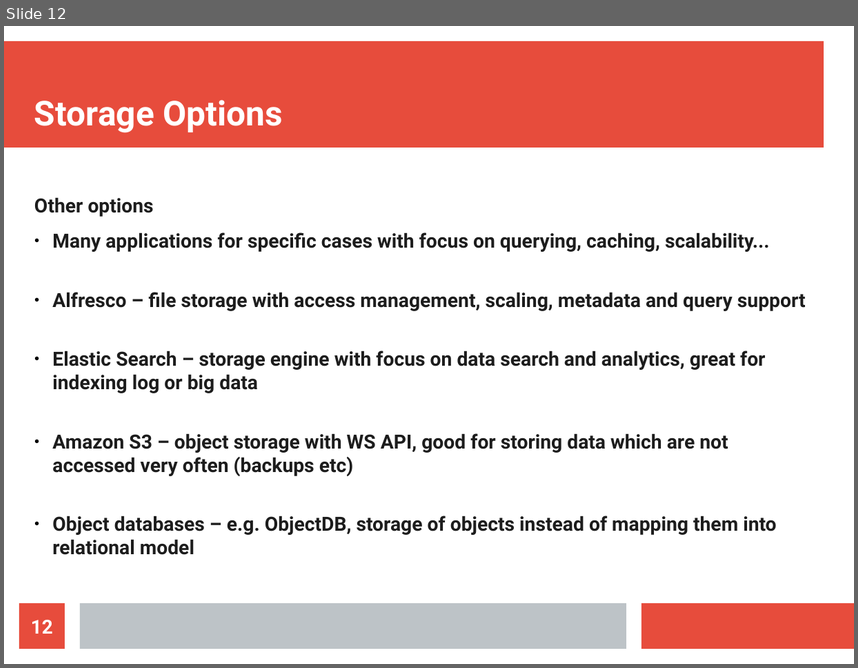
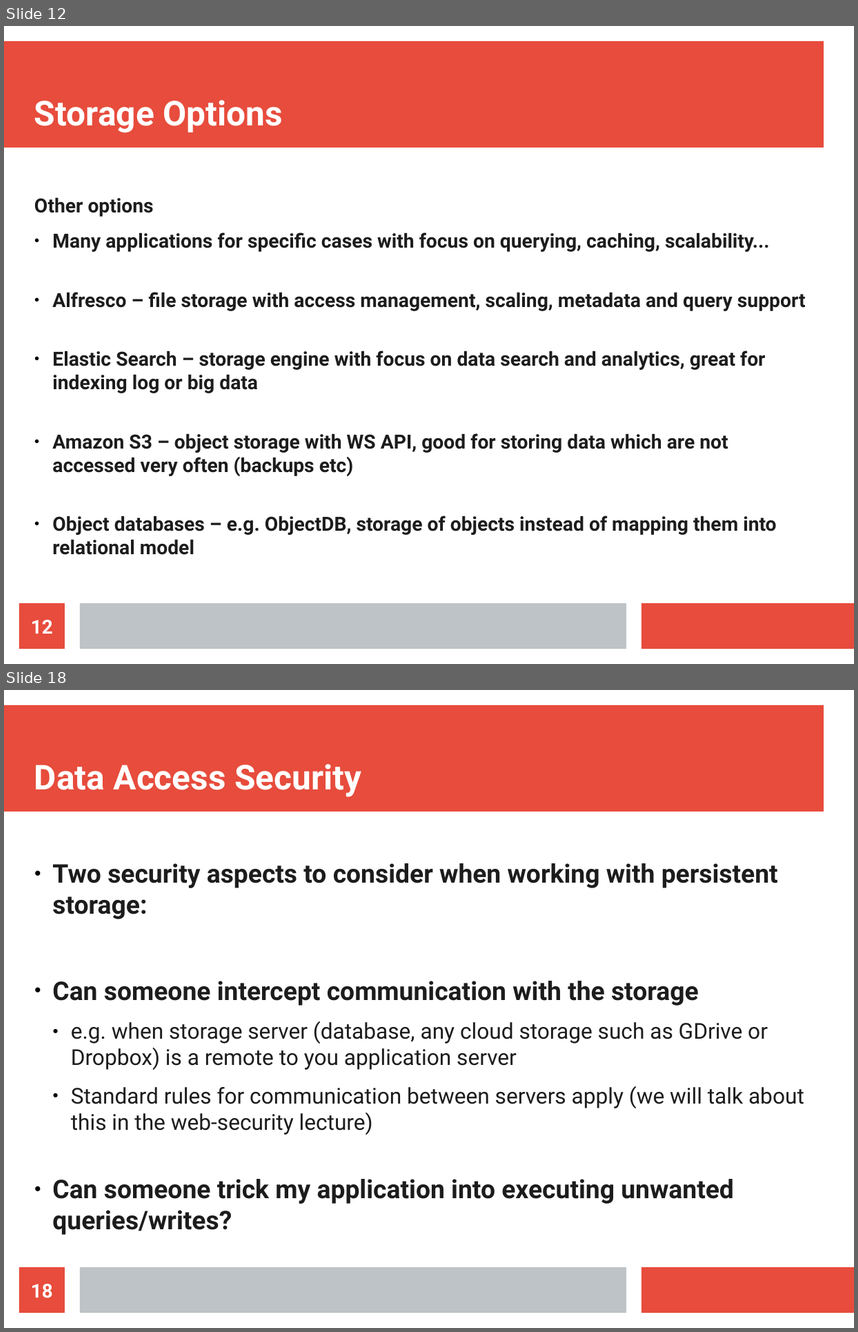
Before and after one commit to maxotta/pia-labs, a slide deck: lectures/persistence/01_persistence.odp. Shown one above the other, each under a label of ours: slide 12 before the commit, slides 12 and 18 after it; the slides between them are not shown. The pictures are 858x668 and 858x1332 pixels, drawn with LibreOffice and Linux fonts; fonts in the diff are those of the drawing. Boxes give left, top, right and bottom in pixels: in the first picture for what was removed or moved away, otherwise in the second. Text is boxed around its words. In the diff, an @@ line names an element or a change of style, - is before the commit and + after.

```diff
--- a/lectures/persistence/01_persistence.odp
+++ b/lectures/persistence/01_persistence.odp
@@ slide 18 added at (x1=4, y1=690, x2=854, y2=1328), background #FFFFFF; not listed: 3 template elements that a slide beside it also shows @@
@@ title added at (x1=34, y1=764, x2=361, y2=797), 32 pt, text #FFFFFF, bold @@
+Data Access Security
@@ text added at (x1=52, y1=863, x2=804, y2=1234), 20.4 pt, text #1C1C1C @@
+● Two security aspects to consider when working with persistent storage:
+● Can someone intercept communication with the storage
+  ● e.g. when storage server (database, any cloud storage such as GDrive or Dropbox) is a remote to you application server
+  ● Standard rules for communication between servers apply (we will talk about this in the web-security lecture)
+● Can someone trick my application into executing unwanted queries/writes?
@@ page number added at (x1=19, y1=1267, x2=65, y2=1312), fill #E74C3C, 18 pt, text #FFFFFF, bold @@
+18
```
Also in this commit, not shown: 28 other slides added, 1 slide removed, 2 other files.
